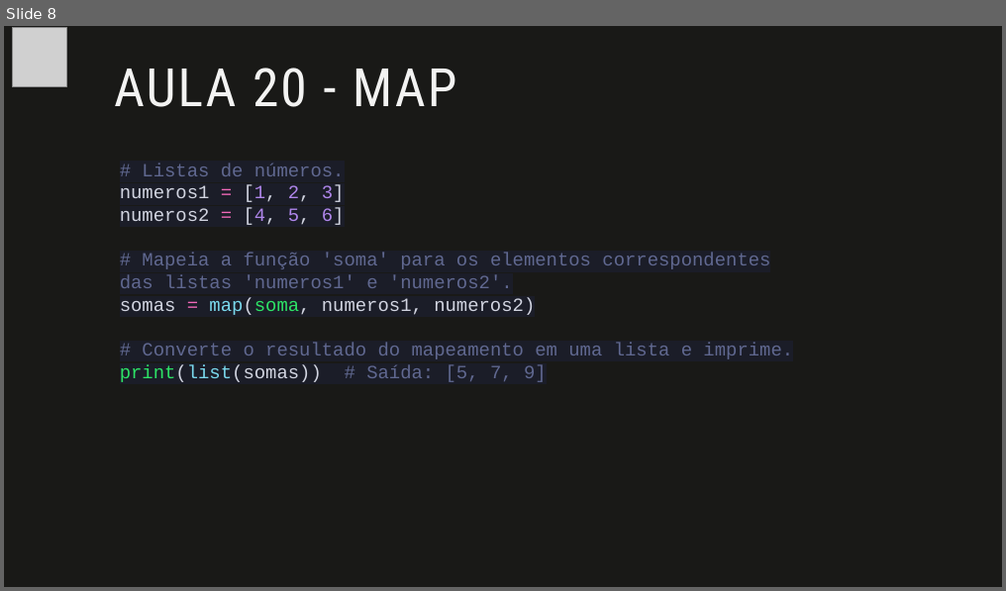
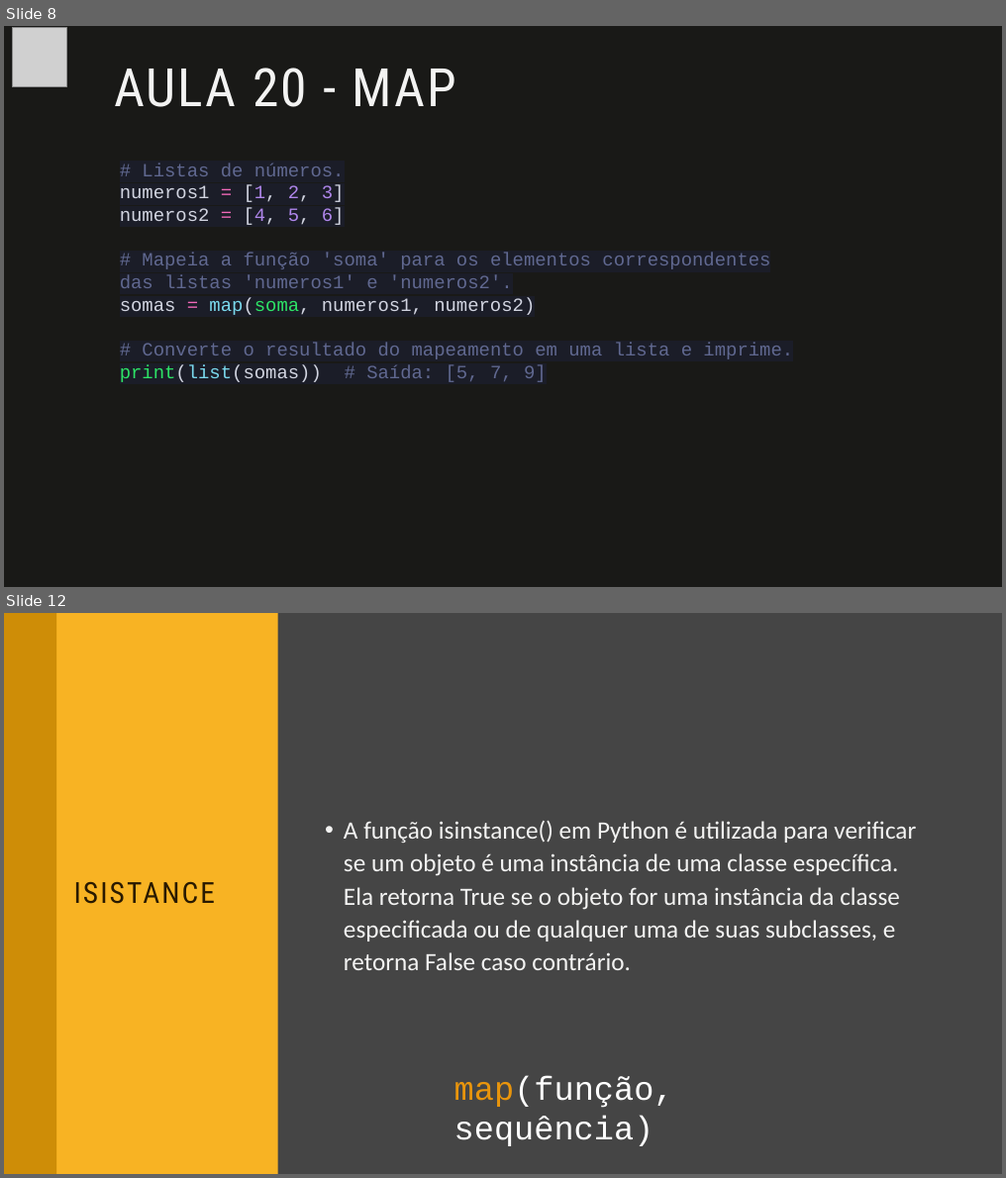
Before and after one commit to fabio-sudo/PythonCurso, a slide deck: Python_Dev/Python Intermediário/Material Python/5 Lista/5- Lista.pptx. Shown one above the other, each under a label of ours: slide 8 before the commit, slides 8 and 12 after it; the slides between them are not shown. The pictures are 1006x591 and 1006x1178 pixels, drawn with LibreOffice and Linux fonts; fonts in the diff are those of the drawing; grey boxes stand for pictures. Boxes give left, top, right and bottom in pixels: in the first picture for what was removed or moved away, otherwise in the second. Text is boxed around its words. In the diff, an @@ line names an element or a change of style, - is before the commit and + after.

```diff
--- a/Python_Dev/Python Intermediário/Material Python/5 Lista/5- Lista.pptx
+++ b/Python_Dev/Python Intermediário/Material Python/5 Lista/5- Lista.pptx
@@ slide 12 added at box(4, 613, 1002, 1174), background #454545 @@
@@ freeform shape added at box(4, 613, 76, 1174), fill #F3F3F2 @@
@@ rectangle added at box(4, 613, 1002, 1174), fill #454545 @@
@@ rectangle added at box(4, 613, 278, 1174), fill #F8B323 @@
@@ rectangle added at box(4, 613, 56, 1174), fill #CE8D07 @@
@@ rectangle added at box(979, 613, 1002, 1174), fill #F8B323 @@
@@ text added at box(344, 821, 916, 970), 24 pt, text #F3F3F2 @@
+• A função isinstance() em Python é utilizada para verificar se um objeto é uma instância de uma classe específica. Ela retorna True se o objeto for uma instância da classe especificada ou de qualquer uma de suas subclasses, e retorna False caso contrário.
@@ title added at box(74, 882, 215, 904), 28 pt, text #2A1A00 @@
+ISISTANCE
@@ text added at box(454, 1075, 674, 1147), 32 pt, text #FFFFFF @@
+map(função, sequência)
```
Also in this commit, not shown: 6 other slides added, 4 other files.
